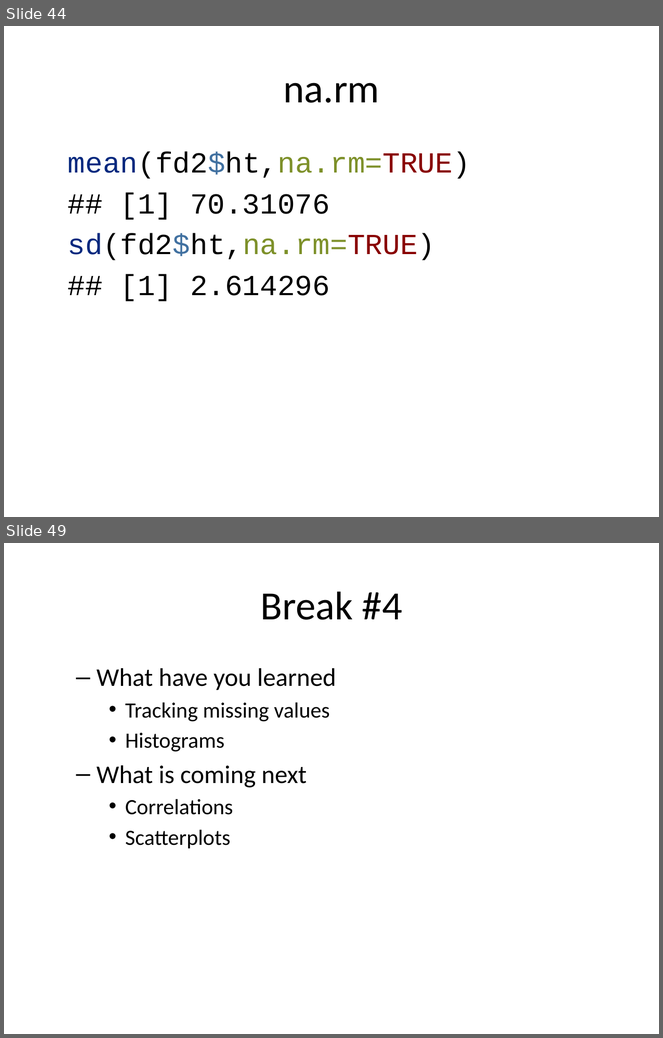
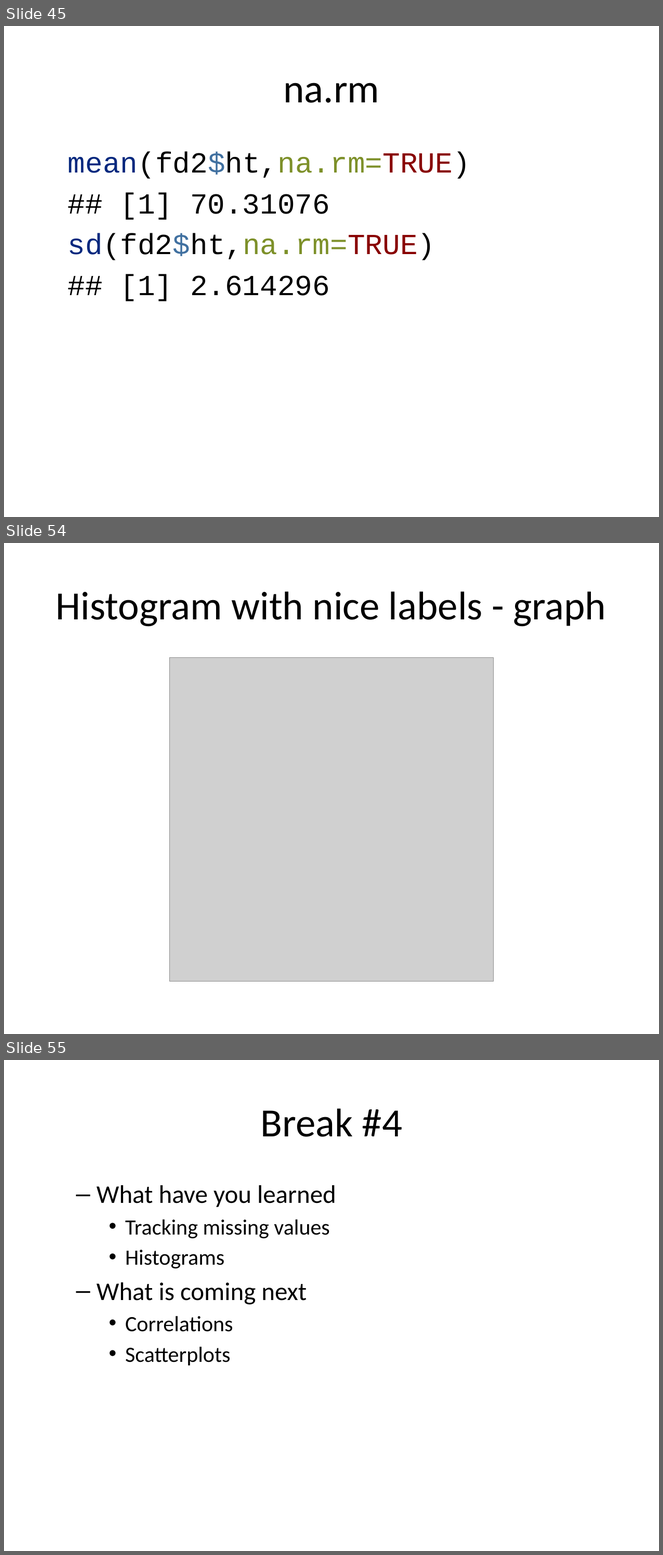
Before and after one commit to pmean/classes, a slide deck: introduction-to-r/src/v02-slides-and-speaker-notes.pptx. Shown one above the other, each under a label of ours: slides 44 and 49 before the commit, slides 45, 54 and 55 after it; the slides between them are not shown. The pictures are 663x1038 and 663x1555 pixels, drawn with LibreOffice and Linux fonts; fonts in the diff are those of the drawing; grey boxes stand for pictures. Boxes give left, top, right and bottom in pixels: in the first picture for what was removed or moved away, otherwise in the second. Text is boxed around its words. In the diff, an @@ line names an element or a change of style, - is before the commit and + after.

Commit message:
Cleaned up histograms in R video02

```diff
--- a/introduction-to-r/src/v02-slides-and-speaker-notes.pptx
+++ b/introduction-to-r/src/v02-slides-and-speaker-notes.pptx
@@ slide 54 added at [4,543,659,1034], background #FFFFFF @@
@@ title added at [56,591,606,627], 44 pt, text #000000 @@
+Histogram with nice labels - graph
@@ picture added at [170,657,493,981] @@
@@ what was slide 44 is now slide 45 @@
@@ what was slide 49 is now slide 55 @@
```
Also in this commit, not shown: 3 slides changed, 8 other slides added, 3 slides removed, 6 other files.
